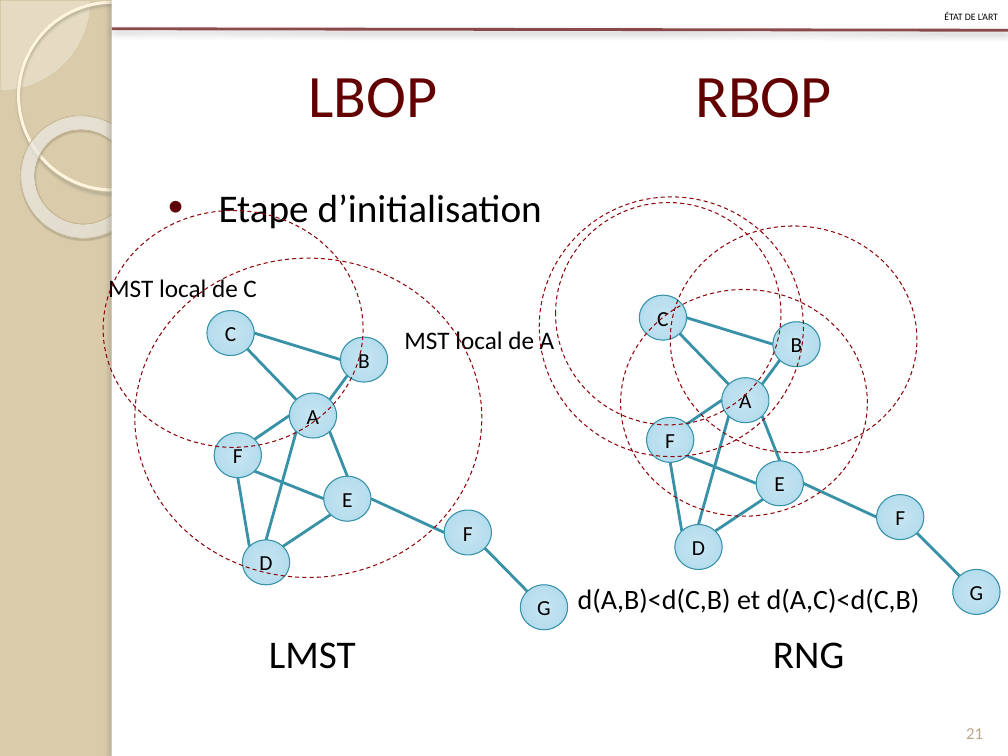
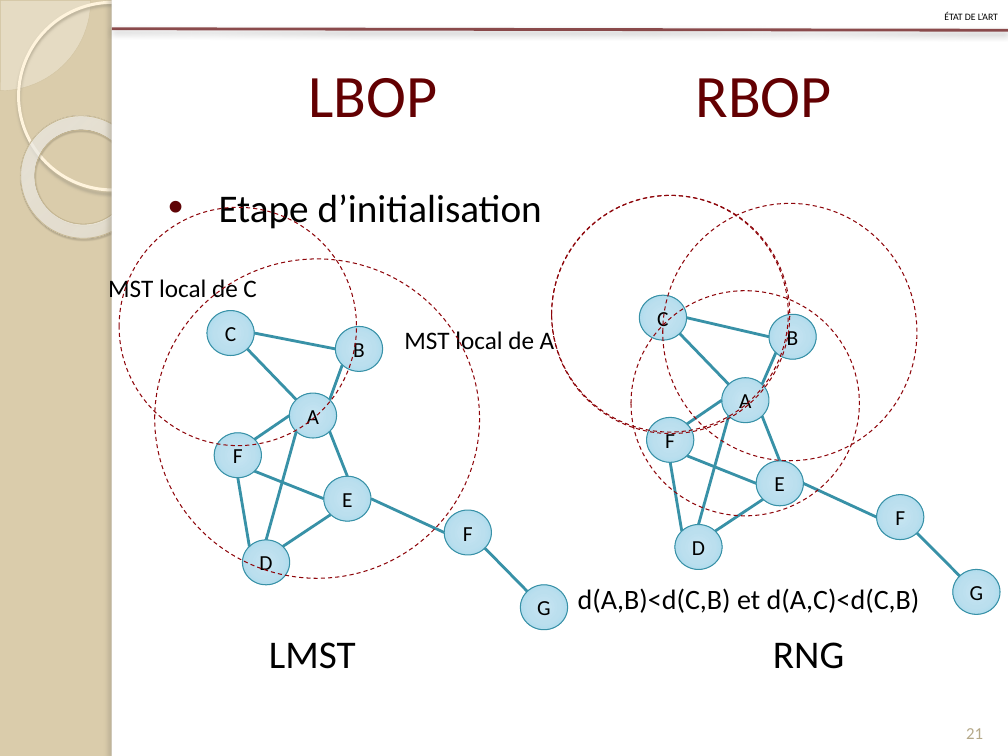
Before and after one commit to Patre/Energy-saving-in-sensors--networks, a slide deck: slide 21 of Redaction/Presentation/pres.pptx. Drawn at 1008x756 pixels with LibreOffice and Linux fonts; fonts in the diff are those of the drawing. Boxes give left, top, right and bottom in pixels: in the first picture for what was removed or moved away, otherwise in the second. Text is boxed around its words. In the diff, an @@ line names an element or a change of style, - is before the commit and + after.

Commit message:
presentation

```diff
--- a/Redaction/Presentation/pres.pptx
+++ b/Redaction/Presentation/pres.pptx
@@ ellipse: place and size @@
-ellipse at [103,211,363,448]
+ellipse at [119,208,357,446]
@@ ellipse: place and size @@
-ellipse at [555,203,781,424]
+ellipse at [551,196,789,433]
@@ ellipse: place and size @@
-ellipse at [539,197,803,457]
+ellipse at [551,196,788,432]
@@ ellipse: place and size @@
-ellipse at [670,226,917,453]
+ellipse at [662,204,916,461]
@@ ellipse: place and size @@
-ellipse at [135,258,482,578]
+ellipse at [155,259,480,579]
@@ ellipse: place and size @@
-ellipse at [621,289,868,516]
+ellipse at [631,290,860,515]
@@ ellipse "B": place and size @@
-ellipse "B" at [341,337,388,382]
+ellipse "B" at [336,327,383,372]
@@ line moved from (773, 345) - (686, 318) to (769, 337) - (686, 318) @@
@@ ellipse "B": place and size @@
-ellipse "B" at [773,322,821,367]
+ellipse "B" at [769,314,816,360]
@@ line moved from (341, 360) - (254, 333) to (336, 349) - (254, 333) @@
@@ line moved from (762, 384) - (780, 360) to (762, 384) - (776, 353) @@
@@ line moved from (330, 400) - (348, 376) to (330, 400) - (343, 365) @@
```
Also in this commit, not shown: 2 other slides changed, 1 other file.
